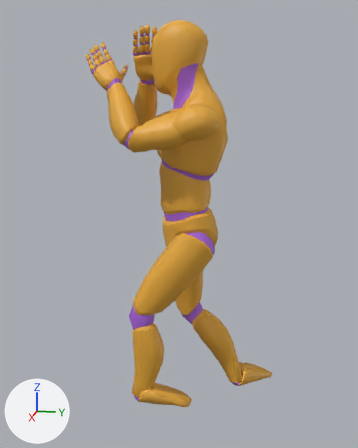
Two versions of the glTF model assets/animations/nadja_golpes.glb, one commit apart.
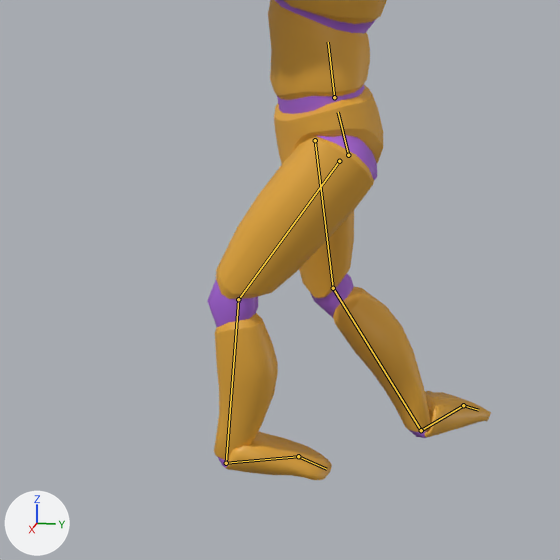
Old and new are each drawn whole from a 50 mm lens placed at (2.08, 0.37, 1.442), pointed at (-0.034, -0.052, 0.914) and again close up on the part from 7% to 86% of the width and 37% to 100% of the height. Arrows for +X, +Y and +Z are at lower left; the lights stay in place. The older version's two pictures come first. Both versions are drawn at frame 4 of the action 'Nadja_Guarda'; the numbers are the values there. The bones that change, and the others that lie on the model, are drawn over the model as lines in the close-ups.

The first close-up shows 'Mannequin'.
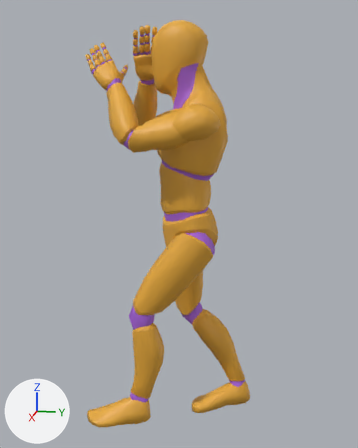
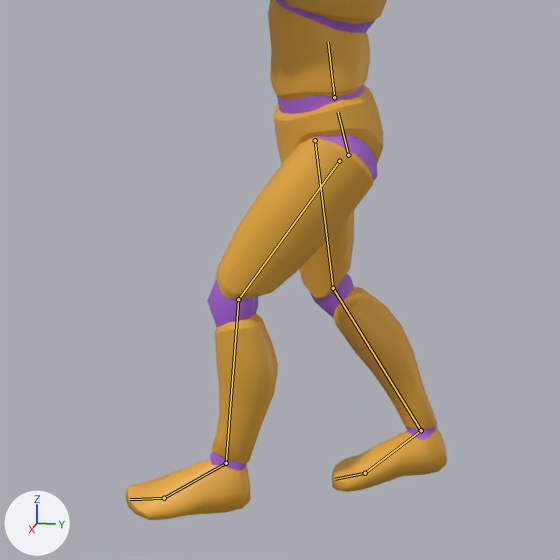
The change in detail:
Bone 'foot_l' (bone_foot_l) turns from (159, -2, -13) to (10, 0, -8) degrees about its own x, y and z.
Bone 'foot_r' (bone_foot_r) turns from (148, -49, -64) to (-18, -33, -39) degrees about its own x, y and z.

Boxes [x1, y1, x2, y2] around the edits, measured in the close-ups (560 x 560 px):
'Mannequin', posed: before [207, 0, 491, 480]; after [126, 0, 447, 520]
bone 'foot_l', root to tip: before (226, 463) to (298, 456); after (226, 463) to (164, 498)
bone 'foot_r', root to tip: before (421, 430) to (463, 405); after (421, 430) to (365, 473)
